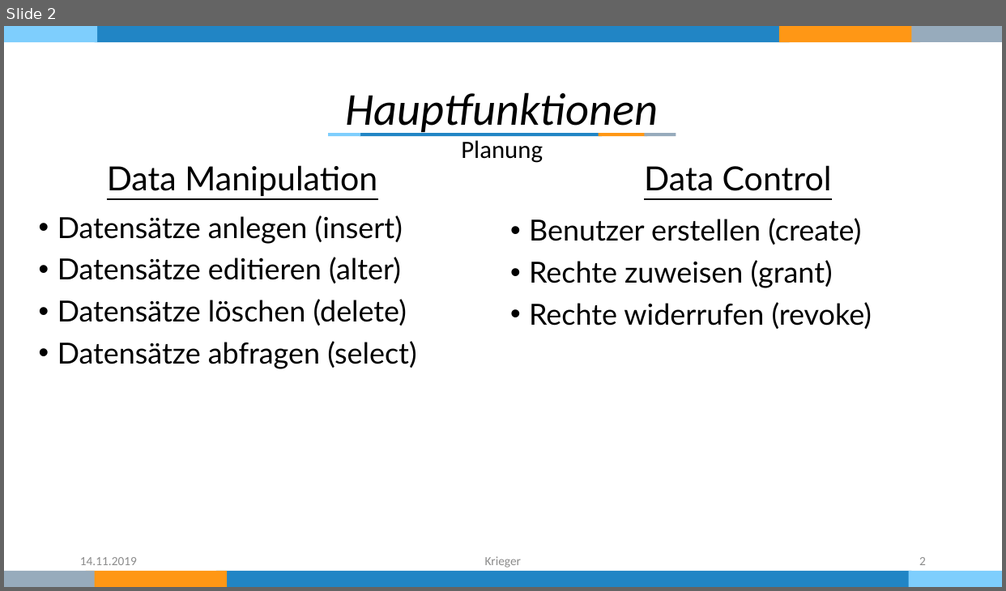
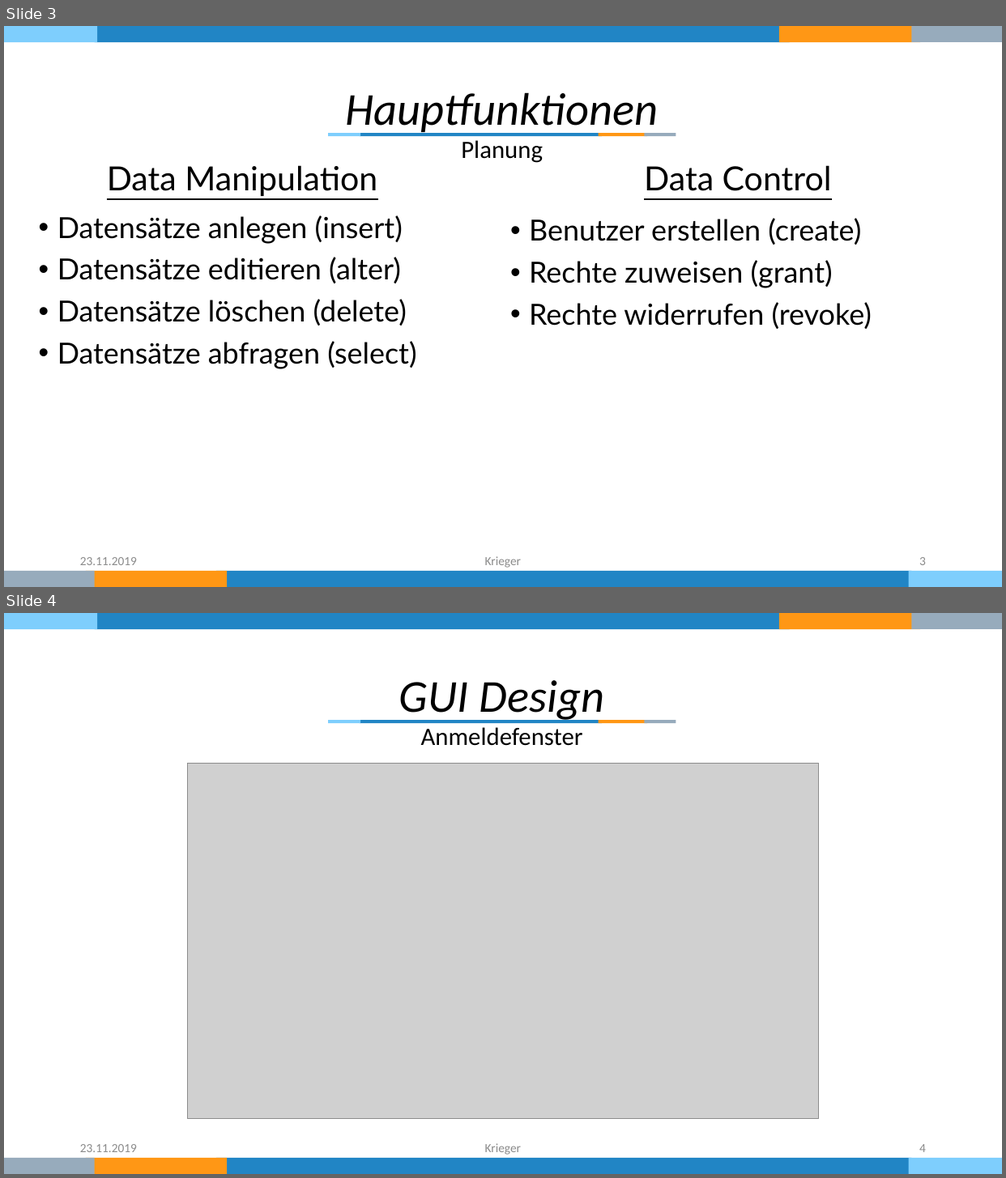
Before and after one commit to KriegersBlog/nordwind-tool, a slide deck: Dokumentation/Präsentation.pptx. Shown one above the other, each under a label of ours: slide 2 before the commit, slides 3 and 4 after it. The pictures are 1006x591 and 1006x1178 pixels, drawn with LibreOffice and Linux fonts; fonts in the diff are those of the drawing; grey boxes stand for pictures. Boxes give left, top, right and bottom in pixels: in the first picture for what was removed or moved away, otherwise in the second. Text is boxed around its words. In the diff, an @@ line names an element or a change of style, - is before the commit and + after.

```diff
--- a/Dokumentation/Präsentation.pptx
+++ b/Dokumentation/Präsentation.pptx
@@ slide 4 added at (4,613,1002,1174), background #FFFFFF; not listed: 12 template elements that a slide beside it also shows @@
@@ text added at (399,680,605,722), 44 pt, text #000000, italic @@
+GUI Design
@@ text added at (421,727,583,746), 24 pt, text #000000 @@
+Anmeldefenster
@@ picture added at (187,764,819,1119) @@
@@ text added at (80,1144,137,1152), 12 pt, text #8C8C8C @@
+23.11.2019
@@ text added at (485,1144,521,1155), 12 pt, text #8C8C8C @@
+Krieger
@@ page number added at (919,1144,926,1152), 12 pt, text #8C8C8C @@
+4
@@ what was slide 2 is now slide 3 @@
@@ slide 3 changed as well @@
@@ text at (80,557,137,565): text changed @@
-14.11.2019
+23.11.2019
@@ page number at (919,557,926,565): text changed @@
-2
+3
```
Also in this commit, not shown: 7 other slides changed, 4 other slides added, 5 other files.
